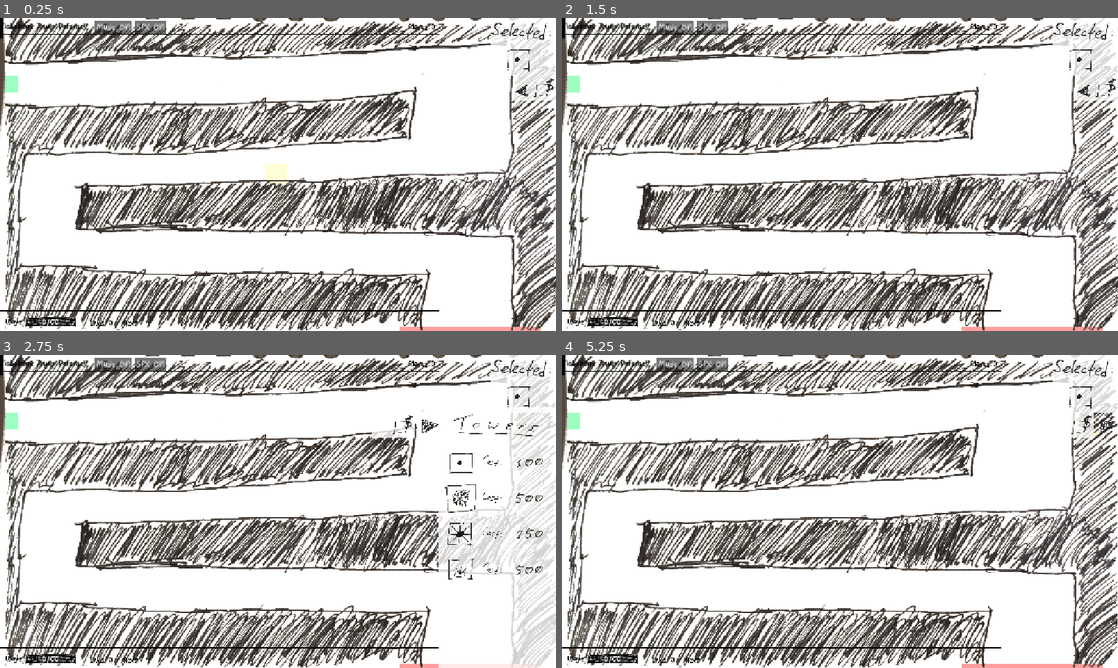
Above: before the commit, frames 1-4 (two rows, left to right).
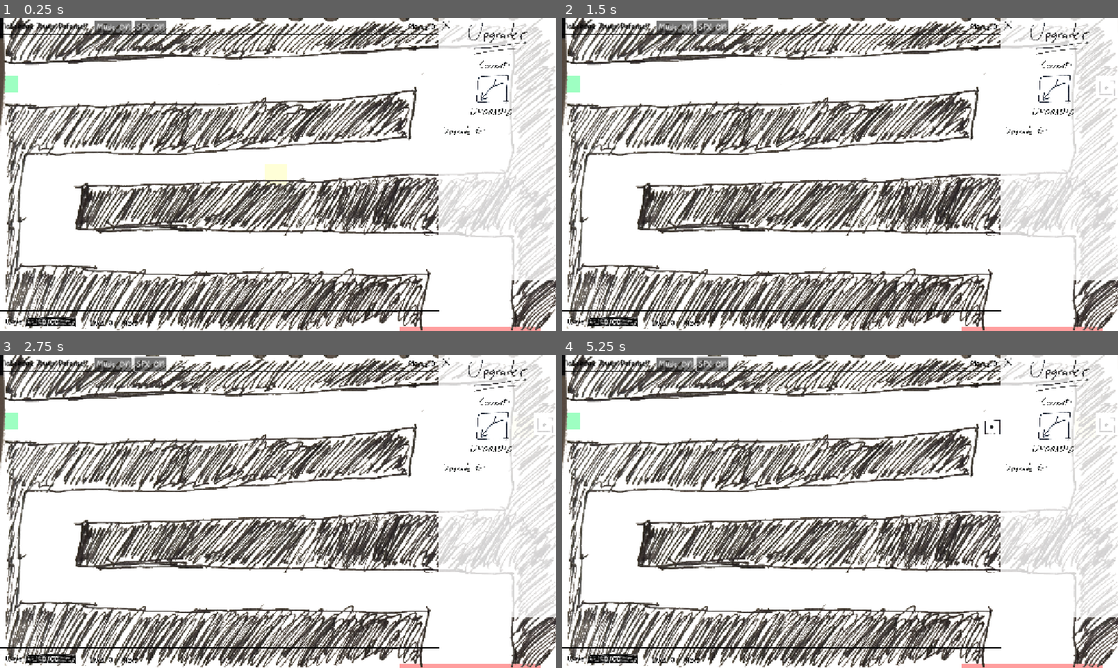
Above: after the commit, the same moments.

Repository: OzuYatamutsu/notebook-tower-defense
Game: Godot game, scene res://levels/level_cools.tscn
The game is run twice, just before and just after one commit, with the same random seed, the same clock (stepped at 60 frames per second) and the same inputs. This scene is started directly instead of the project's main scene.
Inputs (mouse positions are in pixels of both pictures, inside the frame that each line leads up to):
- Up to frame 1 (0.25 s): no input
- Up to frame 2 (1.5 s): click "SFX: ON" at 0.5 s; click (1106, 86) at 1.27 s
- Up to frame 3 (2.75 s): click (522, 426) at 2.02 s
- Up to frame 4 (5.25 s): click (990, 426) at 2.77 s; click "SFX: ON" at 3.5 s; click (1106, 423) at 4.27 s; click (1084, 426) at 5.02 s

The runs differ from the first frame. In frame 1, 4.8% of the frame differs, in the area x 78-100%, y 0-84%; in frame 2, 5.0%; in frame 3, 2.9%; in frame 4, 5.1%, in the area x 24-100%, y 0-92%.
Error before the commit: Attempt to call function 'set_max_time' in base 'null instance' on a null instance. (res://levels/level.gd:50)
Error after the commit: Invalid call. Nonexistent function 'set_max_value' in base 'Control (WaveMeter)'. (res://levels/level.gd:34)

Commit message:
Update all meters in UI to pull count from source

Diff:
--- a/components/game_state.gd
+++ b/components/game_state.gd
@@ -22,10 +22,13 @@
 const TOWER_UPGRADE_PANEL_GROUP = "tower_upgrade_panel"
 
 @export var PLAYER_LIVES_START: int = 20
+@export var IS_GAME_OVER: bool = false
+
+# Accessed via meters in UI
+@export var PLAYER_MONEY_REMAINING: int = 400
 @export var PLAYER_LIVES_REMAINING: int
-@export var PLAYER_MONEY_REMAINING: int = 400
 @export var SCORE: int
-@export var IS_GAME_OVER: bool = false
+# WaveMeter is accessed through CurrentLevel -> CURRENT_WAVE_NUM
 
 var CURRENT_LEVEL: Level
 
--- a/components/lives_meter.gd
+++ b/components/lives_meter.gd
@@ -1,12 +1,9 @@
 class_name LivesMeter
 extends Control
 
-var LivesNum: int = 0
-
 @onready var LivesCountLabel: Label = $LivesCountLabel
 
-func set_value(current_lives_num: int) -> void:
-    LivesNum = current_lives_num
-
-func _set_text() -> void:
-    LivesCountLabel.text = "{0}".format([LivesNum])
+func update_value_text() -> void:
+    LivesCountLabel.text = "{0}".format([
+        GameState.PLAYER_LIVES_REMAINING
+    ])
--- a/components/money_meter.gd
+++ b/components/money_meter.gd
@@ -1,12 +1,9 @@
 class_name MoneyMeter
 extends Control
 
-var MoneyCount: int = 0
-
 @onready var MoneyCountLabel: Label = $MoneyCountLabel
 
-func set_value(value: int) -> void:
-    MoneyCount = value
-
-func _set_text() -> void:
-    MoneyCountLabel.text = "{0}".format([MoneyCount])
+func update_value_text() -> void:
+    MoneyCountLabel.text = "{0}".format([
+        GameState.PLAYER_MONEY_REMAINING
+    ])
--- a/components/wave_meter.gd
+++ b/components/wave_meter.gd
@@ -1,8 +1,5 @@
 class_name WaveMeter
 extends Control
-
-var WaveNum: int = 0
-var MaxWaveNum: int = 0
 
 @onready var WavesCountLabel: Label = $TimeBar/WavesCountLabel
 @onready var WaveTimerUI: TimeBar = $WaveTimerUI
@@ -10,14 +7,11 @@
 func _process(_delta) -> void:
     _update_color()
 
-func set_value(current_wave_num: int) -> void:
-    WaveNum = current_wave_num
-
-func set_max_value(max_wave_num: int) -> void:
-    MaxWaveNum = max_wave_num
-
-func _set_text() -> void:
-    WavesCountLabel.text = "{0}/{1}".format([WaveNum, MaxWaveNum])
+func update_value_text() -> void:
+    WavesCountLabel.text = "{0}/{1}".format([
+        GameState.CURRENT_LEVEL.CURRENT_WAVE,
+        len(GameState.CURRENT_LEVEL.WAVE_CONTENTS)
+    ])
 
 func _update_color() -> void:
     # Set the color of the label based on what percentage of
